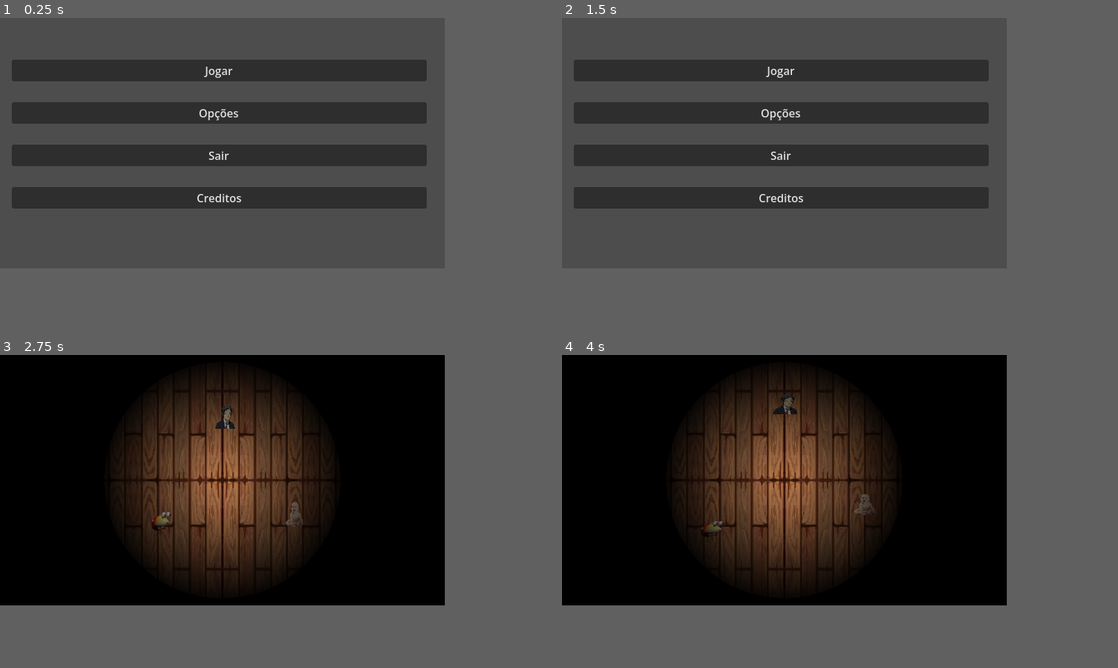
Above: before the commit, frames 1-4 (two rows, left to right).
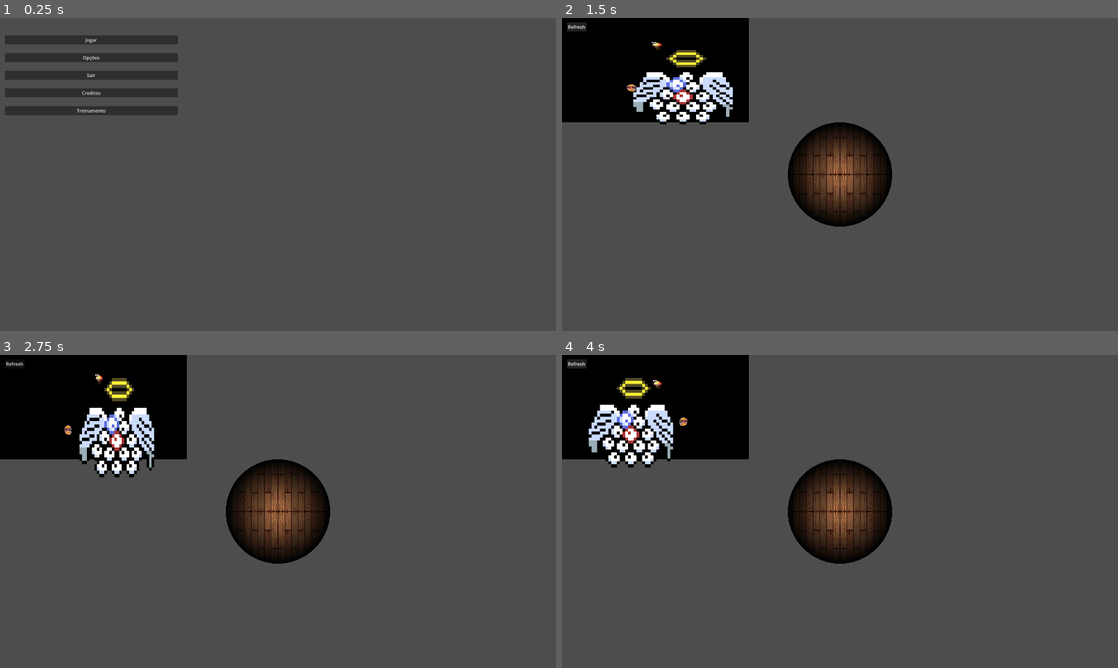
Above: after the commit, the same moments.

Repository: Rorenk/Gladia-Mandin
Game: Godot game, scene res://scenes/main_menu.tscn
Two runs of this game, one before a commit and one after it. Both use one fixed random seed, a clock stepped at 60 frames per second and the inputs below.
Inputs (mouse positions are in pixels of both pictures, inside the frame that each line leads up to):
- Up to frame 1 (0.25 s): no input
- Up to frame 2 (1.5 s): click (634, 93) at 0.5 s, where only the run after the commit has a clickable "Treinamento"; click (573, 24) at 1.25 s, where only the run after the commit has a clickable "Refresh"
- Up to frame 3 (2.75 s): click (216, 408) at 2 s, where only the run before the commit has a clickable "Jogar"
- Up to frame 4 (4 s): click (573, 361) at 2.75 s, where only the run after the commit has a clickable "Refresh"; click (573, 361) at 3.5 s, where only the run after the commit has a clickable "Refresh"
In our replay, the window is 640x360 before the commit and 800x450 after it. These sizes can differ from the game's own. Grey fills any space a smaller window leaves; there, only what the larger window draws over its background counts as a difference.

The runs differ from the first frame. In frame 1, 21% of the frame differs, in the area x 0-77%, y 5-61%; in frame 2, 30%; in frame 3, 54%; in frame 4, 55%, in the area x 0-80%, y 0-80%.

Commit message:
Add: Training Scene

Diff:
--- a/project.godot
+++ b/project.godot
@@ -23,8 +23,10 @@
 
 [display]
 
-window/size/viewport_width=640
-window/size/viewport_height=360
+window/size/viewport_width=1920
+window/size/viewport_height=1080
+window/size/mode=3
+window/size/resizable=false
 window/stretch/mode="viewport"
 window/stretch/scale_mode="integer"
 
--- /dev/null
+++ b/resources/creatures/anjo.tres
@@ -0,0 +1,27 @@
+[gd_resource type="Resource" script_class="CreatureResource" format=3 uid="uid://djs87r2kqk4yi"]
+
+[ext_resource type="Resource" uid="uid://dive66d8lf1on" path="res://resources/abilities/attack/soco.tres" id="1_pscaj"]
+[ext_resource type="Texture2D" uid="uid://cefmjnw4ma7go" path="res://assets/sprites/creatures/anjoRedimensao1.png" id="2_1la7a"]
+[ext_resource type="Script" uid="uid://cq26uefm0qhsr" path="res://scripts/resource/creature_resource.gd" id="2_pscaj"]
+[ext_resource type="Resource" uid="uid://gt28sn76u1og" path="res://resources/abilities/skills/skill_teste.tres" id="3_1la7a"]
+
+[sub_resource type="SpriteFrames" id="SpriteFrames_oqaog"]
+animations = [{
+"frames": [{
+"duration": 1.0,
+"texture": ExtResource("2_1la7a")
+}],
+"loop": 1,
+"name": &"default",
+"speed": 5.0
+}]
+
+[resource]
+script = ExtResource("2_pscaj")
+basic_attack = ExtResource("1_pscaj")
+special_skill = ExtResource("3_1la7a")
+creature_sprite_sheet = SubResource("SpriteFrames_oqaog")
+creature_name = "Anjico"
+creature_speed = 100
+creature_form = 1
+metadata/_custom_type_script = "uid://cq26uefm0qhsr"
--- a/resources/creatures/maiscriativomon.tres
+++ b/resources/creatures/maiscriativomon.tres
@@ -2,7 +2,7 @@
 
 [ext_resource type="Texture2D" uid="uid://chr4i4poyxd6q" path="res://assets/sprites/creatures/Sprite-0002.png" id="1_b2cbg"]
 [ext_resource type="Script" uid="uid://cq26uefm0qhsr" path="res://scripts/resource/creature_resource.gd" id="2_w66et"]
-[ext_resource type="Resource" uid="uid://gt28sn76u1og" path="res://resources/abilities/skill_teste.tres" id="3_ox4px"]
+[ext_resource type="Resource" uid="uid://gt28sn76u1og" path="res://resources/abilities/skills/skill_teste.tres" id="3_ox4px"]
 
 [sub_resource type="AtlasTexture" id="AtlasTexture_pg1m6"]
 atlas = ExtResource("1_b2cbg")
--- a/scenes/creature_selection.tscn
+++ b/scenes/creature_selection.tscn
@@ -39,3 +39,12 @@
 z_index = 2
 invert_border = 0.1
 script = ExtResource("5_nb3ya")
+
+[node name="Button" type="Button" parent="." unique_id=663756655]
+offset_left = 17.000002
+offset_top = 14.999997
+offset_right = 85.4241
+offset_bottom = 46.4241
+text = "Refresh"
+
+[connection signal="pressed" from="Button" to="." method="_on_button_refresh_pressed"]
--- a/scenes/main_menu.tscn
+++ b/scenes/main_menu.tscn
@@ -42,7 +42,12 @@
 layout_mode = 2
 text = "Creditos"
 
+[node name="Treinamento" type="Button" parent="Button_Manager/VBoxContainer" unique_id=1133995364]
+layout_mode = 2
+text = "Treinamento"
+
 [connection signal="pressed" from="Button_Manager/VBoxContainer/Jogar" to="." method="_on_jogar_pressed"]
 [connection signal="pressed" from="Button_Manager/VBoxContainer/Opções" to="." method="_on_opções_pressed"]
 [connection signal="pressed" from="Button_Manager/VBoxContainer/Sair" to="." method="_on_sair_pressed"]
 [connection signal="pressed" from="Button_Manager/VBoxContainer/Creditos" to="." method="_on_creditos_pressed"]
+[connection signal="pressed" from="Button_Manager/VBoxContainer/Treinamento" to="." method="_on_treinamento_pressed"]
--- /dev/null
+++ b/scenes/training.tscn
@@ -0,0 +1,105 @@
+[gd_scene format=3 uid="uid://bq3v3d2r5pj37"]
+
+[ext_resource type="Script" uid="uid://dlw50wwk26al" path="res://scripts/scenes/training.gd" id="1_p87tf"]
+[ext_resource type="Texture2D" uid="uid://1if3vcdvss5c" path="res://assets/sprites/backgrounds/water-witch-studio-passing-time-bedroom-by-water-witch-rpg-studio.jpg" id="3_j5vqi"]
+[ext_resource type="PackedScene" uid="uid://bdrakfc7hh5kf" path="res://scenes/creature_battle_template.tscn" id="3_v2b7k"]
+[ext_resource type="Script" uid="uid://e2teovvu2hkq" path="res://scripts/scenes/change_sprites.gd" id="4_oxk6x"]
+
+[sub_resource type="CircleShape2D" id="CircleShape2D_4mnnu"]
+radius = 14.000061
+
+[sub_resource type="CompressedTexture2D" id="CompressedTexture2D_oxk6x"]
+load_path = "res://.godot/imported/water-witch-studio-passing-time-bedroom-by-water-witch-rpg-studio.jpg-b60f4bd0c37fadb9ee739ad369df2d57.ctex"
+
+[sub_resource type="CompressedTexture2D" id="CompressedTexture2D_ooikh"]
+load_path = "res://.godot/imported/cenario_editado.png-6d3632176e5038425b04752d3b1efeba.ctex"
+
+[sub_resource type="CircleShape2D" id="CircleShape2D_vf4ef"]
+radius = 43.07898
+
+[sub_resource type="RectangleShape2D" id="RectangleShape2D_4mnnu"]
+size = Vector2(16, 1080)
+
+[sub_resource type="RectangleShape2D" id="RectangleShape2D_w3yf8"]
+size = Vector2(3020.5, 14)
+
+[sub_resource type="RectangleShape2D" id="RectangleShape2D_1i4hq"]
+size = Vector2(15, 1094)
+
+[sub_resource type="RectangleShape2D" id="RectangleShape2D_hajsk"]
+size = Vector2(3015, 56)
+
+[node name="Training" type="Node2D" unique_id=925857319]
+script = ExtResource("1_p87tf")
+
+[node name="CreaturePlayerUm" parent="." unique_id=2000662877 instance=ExtResource("3_v2b7k")]
+top_level = true
+position = Vector2(349.99994, 548.99994)
+scale = Vector2(0.99999994, 0.99999994)
+collision_mask = 3
+wall_min_slide_angle = 0.20594884
+
+[node name="CollisionShape2D" type="CollisionShape2D" parent="CreaturePlayerUm" unique_id=1993215894]
+shape = SubResource("CircleShape2D_4mnnu")
+
+[node name="Camera2D" type="Camera2D" parent="." unique_id=2129786751]
+position = Vector2(960, 540)
+
+[node name="BackgroundPT1" type="Sprite2D" parent="." unique_id=1958072296]
+position = Vector2(1500.4999, 540)
+scale = Vector2(2.344531, 1.5)
+texture = ExtResource("3_j5vqi")
+script = ExtResource("4_oxk6x")
+textura_normal = SubResource("CompressedTexture2D_oxk6x")
+textura_hover = SubResource("CompressedTexture2D_ooikh")
+texto_hover = "Treinamento da mente, + 1 de sexo"
+
+[node name="Area2D" type="Area2D" parent="BackgroundPT1" unique_id=298013884]
+position = Vector2(296.64783, 69.33333)
+
+[node name="CollisionShape2D" type="CollisionShape2D" parent="BackgroundPT1/Area2D" unique_id=1503928207]
+position = Vector2(-4.6917586, 7.333353)
+scale = Vector2(1, 0.99999994)
+shape = SubResource("CircleShape2D_vf4ef")
+
+[node name="Label" type="Label" parent="BackgroundPT1" unique_id=516839794]
+offset_left = 198.1207
+offset_top = -41.999996
+offset_right = 373.12073
+offset_bottom = -18.999996
+text = "a"
+
+[node name="StaticBody2D" type="StaticBody2D" parent="." unique_id=866512015 groups=["limite"]]
+collision_layer = 2
+collision_mask = 0
+
+[node name="CollisionShape2D" type="CollisionShape2D" parent="StaticBody2D" unique_id=2108445036]
+position = Vector2(0, 506)
+shape = SubResource("RectangleShape2D_4mnnu")
+
+[node name="StaticBody2D2" type="StaticBody2D" parent="." unique_id=2093301448 groups=["limite"]]
+collision_layer = 2
+collision_mask = 0
+
+[node name="CollisionShape2D" type="CollisionShape2D" parent="StaticBody2D2" unique_id=769067387]
+position = Vector2(1495.75, 0)
+shape = SubResource("RectangleShape2D_w3yf8")
+
+[node name="StaticBody2D3" type="StaticBody2D" parent="." unique_id=1709424133 groups=["limite"]]
+collision_layer = 2
+collision_mask = 0
+
+[node name="CollisionShape2D" type="CollisionShape2D" parent="StaticBody2D3" unique_id=1827057771]
+position = Vector2(3002.5, 540)
+shape = SubResource("RectangleShape2D_1i4hq")
+
+[node name="StaticBody2D4" type="StaticBody2D" parent="." unique_id=1409325428 groups=["limite"]]
+collision_layer = 2
+collision_mask = 0
+
+[node name="CollisionShape2D" type="CollisionShape2D" parent="StaticBody2D4" unique_id=1973951542]
+position = Vector2(1502.5, 1059)
+shape = SubResource("RectangleShape2D_hajsk")
+
+[connection signal="body_entered" from="BackgroundPT1/Area2D" to="BackgroundPT1" method="_on_area_2d_body_entered"]
+[connection signal="body_exited" from="BackgroundPT1/Area2D" to="BackgroundPT1" method="_on_area_2d_body_exited"]
--- a/scripts/creature/creature_selection_template.gd
+++ b/scripts/creature/creature_selection_template.gd
@@ -70,4 +70,7 @@
 func _on_creature_selection_template_area_2d_input_event(viewport: Node, event: InputEvent, shape_idx: int) -> void:
 	if event is InputEventMouseButton and event.pressed and event.button_index == MOUSE_BUTTON_LEFT:
 		GameState.creature_escolhida = creature_dados.duplicate(true)
-		get_tree().change_scene_to_file("res://scenes/battle.tscn")
+		if GameState.treinamento:
+			get_tree().change_scene_to_file("res://scenes/training.tscn")
+		else:
+			get_tree().change_scene_to_file("res://scenes/battle.tscn")
--- a/scripts/creature_selection.gd
+++ b/scripts/creature_selection.gd
@@ -27,7 +27,7 @@
 	for arquivo in arquivos:
 		if arquivo.ends_with(".tres"):
 			var creature: CreatureResource = load("res://resources/creatures/" + arquivo)
-			if creature.creature_form =	= creature_form_sort:
+			if creature.creature_form == creature_form_sort:
 				creatures.append(creature)
 	return creatures
 
--- a/scripts/globals/game_state.gd
+++ b/scripts/globals/game_state.gd
@@ -1,7 +1,7 @@
 extends Node2D
 
 var creature_escolhida: CreatureResource = null
+var treinamento: bool = false
 
-# Called when the node enters the scene tree for the first time.
 func _ready() -> void:
-	pass # Replace with function body.
+	pass
--- /dev/null
+++ b/scripts/scenes/change_sprites.gd
@@ -0,0 +1,36 @@
+extends Sprite2D
+
+@export var textura_normal: Texture2D
+@export var textura_hover: Texture2D
+@export var texto_hover: String = ""
+
+@onready var label: Label = $Label
+
+var criatura_em_cima: Node2D = null
+
+func _ready() -> void:
+	texture = textura_normal
+	label.text = texto_hover
+	label.visible = false
+
+func _process(_delta: float) -> void:
+	var segurando: bool = false
+	if criatura_em_cima != null:
+		segurando = bool(criatura_em_cima.get_meta("sendo_arrastado", false))
+
+	texture = textura_hover if segurando else textura_normal
+	label.visible = segurando
+
+func _on_area_2d_body_entered(body: Node2D) -> void:
+	if body.has_method("_carregar_creature_data"):
+		criatura_em_cima = body
+
+func _on_area_2d_body_exited(body: Node2D) -> void:
+	if body == criatura_em_cima:
+		criatura_em_cima = null
+
+func tem_criatura_em_cima() -> bool:
+	return criatura_em_cima != null
+
+func posicao_prender() -> Vector2:
+	return $Area2D.global_position
--- a/scripts/scenes/creature_selection.gd
+++ b/scripts/scenes/creature_selection.gd
@@ -1,10 +1,8 @@
 extends Node2D
-
 
 var creature_sorteada: Array[CreatureResource] = []
 var creature_form_sort = 1
 
-# Called when the node enters the scene tree for the first time.
 func _ready() -> void:
 	var all_creatures = _pegar_lista_de_creatures()
 	var sorteadas = _sortear_tres(all_creatures)
@@ -15,7 +13,6 @@
 	$CreatureUm._carregar_creature_data(creature_sorteada[0])
 	$CreatureDois._carregar_creature_data(creature_sorteada[1])
 	$CreatureTres._carregar_creature_data(creature_sorteada[2])
-
 
 func _pegar_lista_de_creatures() -> Array:
 	var arquivos = DirAccess.get_files_at("res://resources/creatures/")
@@ -33,8 +30,10 @@
 		push_error("Sprites insuficientes para sortear 3 creatures.")
 		return []
 
-
 	var lista = todas.duplicate()
 	lista.shuffle()
 
 	return [lista[0], lista[1], lista[2]]
+
+func _on_button_refresh_pressed() -> void:
+	get_tree().change_scene_to_file("res://scenes/creature_selection.tscn")
--- a/scripts/scenes/main_menu.gd
+++ b/scripts/scenes/main_menu.gd
@@ -1,14 +1,10 @@
 extends Node2D
 
-
-# Called when the node enters the scene tree for the first time.
 func _ready():
 	MusicController.play_music()
 
-
-
-
 func _on_jogar_pressed() -> void:
+	GameState.treinamento = false
 	get_tree().change_scene_to_file("res://scenes/creature_selection.tscn")
 
 func _on_opções_pressed() -> void:
@@ -20,4 +16,9 @@
 	get_tree().quit()
 
 func _on_creditos_pressed() -> void:
+
 	get_tree().change_scene_to_file("res://scenes/creditos.tscn")
+
+func _on_treinamento_pressed() -> void:
+	GameState.treinamento = true
+	get_tree().change_scene_to_file("res://scenes/creature_selection.tscn")
--- /dev/null
+++ b/scripts/scenes/training.gd
@@ -0,0 +1,157 @@
+extends Node2D
+
+#Camera e limite de mapa
+@export var velocidade_camera: float = 300.0
+@export var margem_borda: float = 60.0
+@export var limite_esquerdo: float = 0.0
+@export var limite_direito: float = 3000.0
+
+#Centro do passeio do mandinho (para onde ele volta ao bater na parede)
+var centro_passeio: Vector2
+
+#Estados de animacao e do arrasto
+var tempo_animacao := 0.0
+var arrastando := false
+
+#Ficar preso em áreas especificas
+var preso := false
+@onready var livro: Sprite2D = $BackgroundPT1
+
+#Efeito de Profundidade, Achatamento e quando arrasta eles
+@export var y_longe: float = 250.0
+@export var y_perto: float = 650.0
+@export var escala_longe: float = 0.4
+@export var escala_perto: float = 1.0
+
+@export var intensidade_squash: float = 0.15
+@export var velocidade_squash: float = 8.0
+@export var intensidade_achatamento: float = 0.3
+@export var velocidade_transicao_escala: float = 12.0
+
+func _ready() -> void:
+	$CreaturePlayerUm._carregar_creature_data(GameState.creature_escolhida.duplicate(true))
+
+	var tamanho_tela := get_viewport().get_visible_rect().size
+	$Camera2D.position = Vector2(limite_esquerdo + tamanho_tela.x / 2.0, tamanho_tela.y / 2.0)
+	$CreaturePlayerUm.set_physics_process(false)
+
+	# O centro do passeio é onde o mandinho nasce
+	centro_passeio = $CreaturePlayerUm.global_position
+
+func _process(delta: float) -> void:
+	_mover_camera(delta)
+
+func _physics_process(delta: float) -> void:
+	if arrastando:
+		_arrastar_criatura(delta)
+	elif preso:
+		_manter_presa(delta)
+	else:
+		_mover_criatura(delta)
+
+func _input(event: InputEvent) -> void:
+	if event is InputEventMouseButton and event.button_index == MOUSE_BUTTON_LEFT:
+		if event.pressed:
+			if not $CreaturePlayerUm.pode_andar:
+				arrastando = true
+				preso = false
+				$CreaturePlayerUm.set_meta("sendo_arrastado", true)
+		else:
+			# Se soltar o mandinho dentro da área ela fica presa
+			if arrastando and livro.tem_criatura_em_cima():
+				preso = true
+				$CreaturePlayerUm.global_position = livro.posicao_prender()
+				$CreaturePlayerUm.velocity = Vector2.ZERO
+			arrastando = false
+			$CreaturePlayerUm.set_meta("sendo_arrastado", false)
+
+# Segurando o mandinho
+func _arrastar_criatura(delta: float) -> void:
+	var destino := get_global_mouse_position()
+	destino.x = clampf(destino.x, limite_esquerdo, limite_direito)
+	$CreaturePlayerUm.global_position = destino
+	$CreaturePlayerUm.velocity = Vector2.ZERO
+
+	tempo_animacao += delta * velocidade_squash
+	var onda: float = sin(tempo_animacao)
+	var escala_achatada := Vector2(
+		_escala_atual() * (1.0 + intensidade_achatamento + onda * intensidade_squash),
+		_escala_atual() * (1.0 - intensidade_achatamento - onda * intensidade_squash)
+	)
+	$CreaturePlayerUm.scale = $CreaturePlayerUm.scale.lerp(escala_achatada, clampf(delta * velocidade_transicao_escala, 0.0, 1.0))
+
+# Mandinho andando
+func _mover_criatura(delta: float) -> void:
+	if not $CreaturePlayerUm.pode_andar:
+		$CreaturePlayerUm.scale = $CreaturePlayerUm.scale.lerp(Vector2.ONE * _escala_atual(), clampf(delta * velocidade_transicao_escala, 0.0, 1.0))
+		return
+
+	$CreaturePlayerUm.velocity = $CreaturePlayerUm.direcao * $CreaturePlayerUm.creature_dados.creature_speed
+
+	if $CreaturePlayerUm.direcao.x < 0:
+		$CreaturePlayerUm.sprite.flip_h = true
+	elif $CreaturePlayerUm.direcao.x > 0:
+		$CreaturePlayerUm.sprite.flip_h = false
+
+	# Animacao de "squash"
+	tempo_animacao += delta * velocidade_squash
+	var onda: float = sin(tempo_animacao)
+	var escala_squash := Vector2(
+		_escala_atual() * (1.0 + onda * intensidade_squash),
+		_escala_atual() * (1.0 - onda * intensidade_squash)
+	)
+	$CreaturePlayerUm.scale = $CreaturePlayerUm.scale.lerp(escala_squash, clampf(delta * velocidade_transicao_escala, 0.0, 1.0))
+
+	$CreaturePlayerUm.trocar_direcao_timer -= delta
+	if $CreaturePlayerUm.trocar_direcao_timer <= 0:
+		$CreaturePlayerUm._sortear_nova_direcao()
+
+	$CreaturePlayerUm.move_and_slide()
+
+	# Se bater em uma parede (grupo "limite") volta pro centro
+	_checar_paredes()
+
+# Colisao com as paredes do passeio
+func _checar_paredes() -> void:
+	for i in $CreaturePlayerUm.get_slide_collision_count():
+		var colisao: KinematicCollision2D = $CreaturePlayerUm.get_slide_collision(i)
+		var objeto := colisao.get_collider() as Node
+		if objeto != null and objeto.is_in_group("limite"):
+			$CreaturePlayerUm.direcao = (centro_passeio - $CreaturePlayerUm.global_position).normalized()
+			break
+
+# Mandinho preso na área
+func _manter_presa(delta: float) -> void:
+	$CreaturePlayerUm.velocity = Vector2.ZERO
+	$CreaturePlayerUm.global_position = livro.posicao_prender()
+	$CreaturePlayerUm.scale = $CreaturePlayerUm.scale.lerp(
+		Vector2.ONE * _escala_atual(),
+		clampf(delta * velocidade_transicao_escala, 0.0, 1.0)
+	)
+
+# Camera
+func _mover_camera(delta: float) -> void:
+	var viewport := get_viewport()
+	var largura := viewport.get_visible_rect().size.x
+	var mouse_x := viewport.get_mouse_position().x
+
+	var direcao := 0.0
+	if mouse_x < margem_borda:
+		direcao = -1.0
+	elif mouse_x > largura - margem_borda:
+		direcao = 1.0
+
+	if direcao == 0.0:
+		return
+
+	var x_min := limite_esquerdo + largura / 2.0
+	var x_max := limite_direito - largura / 2.0
+	$Camera2D.position.x = clampf($Camera2D.position.x + direcao * velocidade_camera * delta, x_min, x_max)
+
+# Efeito de Profundidade
+func _fator_profundidade() -> float:
+	var t := clampf(inverse_lerp(y_longe, y_perto, $CreaturePlayerUm.global_position.y), 0.0, 1.0)
+	return lerpf(escala_longe, escala_perto, t)
+
+func _escala_atual() -> float:
+	return $CreaturePlayerUm.escala_base * _fator_profundidade()
Binary file added: assets/sprites/backgrounds/cenario_editado.png
Not shown, changed: assets/sprites/backgrounds/cenario_editado.png.import
Binary file added: assets/sprites/backgrounds/water-witch-studio-passing-time-bedroom-by-water-witch-rpg-studio.jpg
Not shown, added: assets/sprites/backgrounds/water-witch-studio-passing-time-bedroom-by-water-witch-rpg-studio.jpg.import
Renamed: assets/sprites/creatures/Sprite-0001.png -> assets/sprites/creatures/anjo.png
Not shown, added: assets/sprites/creatures/anjo.png.import
Binary file added: assets/sprites/creatures/anjoRedimensao1.png
Not shown, added: assets/sprites/creatures/anjoRedimensao1.png.import
Binary file added: assets/sprites/tilesets/dc6pbds-a354d62b-93ba-41e0-9b4a-1dd35eb0323b.png
Not shown, added: assets/sprites/tilesets/dc6pbds-a354d62b-93ba-41e0-9b4a-1dd35eb0323b.png.import
Not shown, added: scripts/scenes/change_sprites.gd.uid
Not shown, added: scripts/scenes/training.gd.uid
